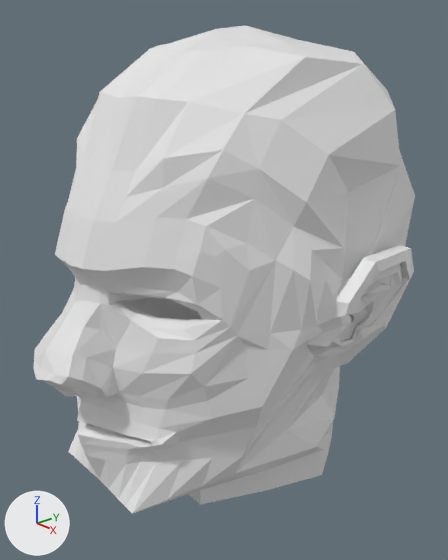
An edit to the Blender file meshes/human-5ft4-7.5-expertmm.blend, drawn before and after from the same camera.
One viewpoint serves both versions: a camera (50 mm lens) standing at (0.255, -0.223, 1.647) and looking at (0.001, -0.002, 1.516). The lights are fixed; the arrows at lower left show +X, +Y and +Z.

Names of what the first picture shows: 'Player1Height5ft4Is1.64592m7.5HeadsSoHeadIs0.219456'.
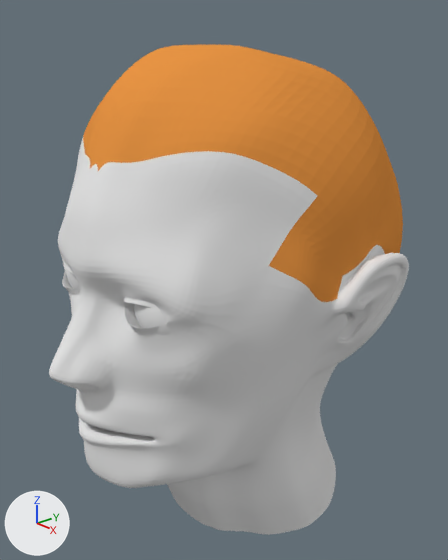
Commit message: working on player 1 mesh

The change in detail:
Material 'Material' (mat_material) is new.
Its base color is (0.8, 0.8, 0.8) (white #e7e7e7).
Material 'hair' (mat_hair) is new.
Its base color is (0.8, 0.297, 0.0583) (orange #e79444).
me_player1mesh is used by ob_player1height5ft4is1_64592m7_5headssoheadis0_219456; location (0.0, 0.0, 0.0); scale (0.11, 0.11, 0.11).
me_player1mesh had 550 vertices, 516 faces and spanned x -0.86..0.0, y -1.1..0.97, z 12.7..15.07.
me_player1mesh now has 639 vertices, 597 faces and spans x -0.86..0.0, y -1.05..0.97, z 12.44..15.0.
me_player1mesh part 1: 266 vertices moved from x -0.77..0.0, y -1.1..0.87, z 12.74..15.07 to x -0.8..0.0, y -1.05..0.88, z 12.78..14.99; 52 vertices removed from x -0.67..0.0, y -0.9..0.62, z 12.7..13.96; 141 vertices added at x -0.7..0.0, y -0.9..0.8, z 12.44..13.99.
me_player1mesh part 2: 43 faces spanning x -0.8..0.0, y -0.74..0.97, z 13.68..15.0 switch from no material to mat_hair (orange #e79444).
me_player1mesh now uses material mat_material (white #e7e7e7).
Mesh me_player1mesh_001 is new.
It is a UV sphere (24 segments, 13 rings, poles along y) spanning x -0.492..-0.122, y -0.588..-0.215, z 13.75..14.12.
It uses material mat_material (white #e7e7e7).
Object 'Player1Height5ft4Is1.64592m7.5HeadsSoHeadIs0.219456' (ob_player1height5ft4is1_64592m7_5headssoheadis0_219456) gains a SUBSURF modifier named 'Subsurf'.
Object 'Player1Height5ft4Is1.64592m7.5HeadsSoHeadIs0.000' (ob_player1height5ft4is1_64592m7_5headssoheadis0_000) is new; it shows me_player1mesh_001.
Its location is (0.001, -0.0176, 0.0).
Its scale is (0.11, 0.11, 0.11).
It gains a MIRROR modifier named 'Mirror'.
Modifier setting: use_clip = True.
It gains a SUBSURF modifier named 'Subsurf'.

What differs and where, as boxes [x1, y1, x2, y2] in the pictures (448 x 560 px; the box of a moved part takes in the faces that stretch with it):
'Player1Height5ft4Is1.64592m7.5HeadsSoHeadIs0.219456', reshaped, modifiers changed: before [33, 26, 415, 514]; after [49, 45, 409, 535]
'Player1Height5ft4Is1.64592m7.5HeadsSoHeadIs0.000', added: after [65, 268, 170, 335]
part 1 of me_player1mesh, moved or reshaped: before [33, 150, 351, 514]; after [49, 152, 376, 535]
part 2 of me_player1mesh, recoloured (white to orange): before [77, 26, 415, 313]; after [83, 45, 403, 302]
